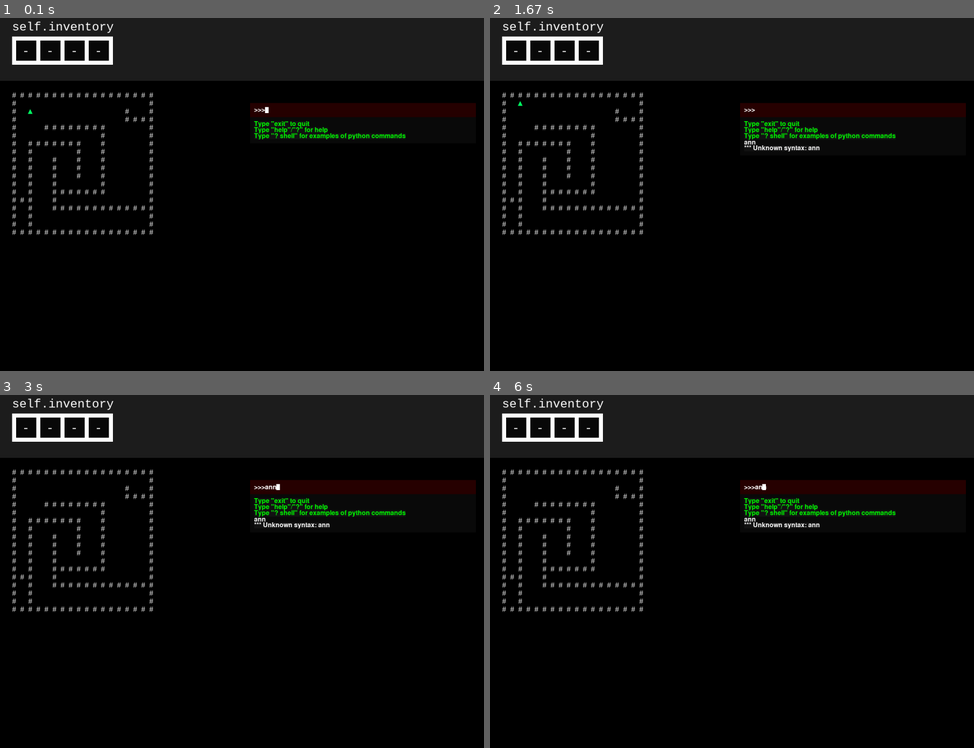
Above: before the commit, frames 1-4 (two rows, left to right).
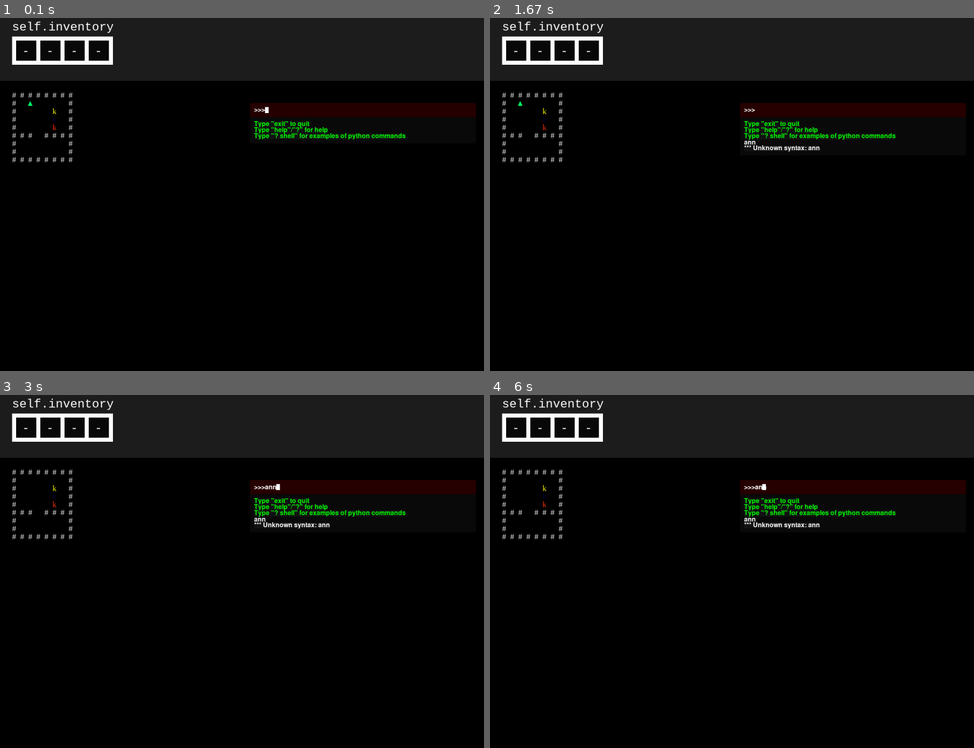
Above: after the commit, the same moments.

Repository: OilyCannelloni/UntrustedPy
Game: pygame game, started from init.py
Two runs of this game, one before a commit and one after it. Both use one fixed random seed, a clock stepped at 60 frames per second and the inputs below.
Inputs:
- Up to frame 1 (0.1 s): no input
- Up to frame 2 (1.67 s): hold Up 0.33-0.8 s; hold Right 0.33-0.8 s; type "an" at 0.88 s; type "n" at 1.08 s; tap Enter at 1.22 s; hold Right from 1.43 s (still down)
- Up to frame 3 (3 s): release Right at 1.9 s; tap Right at 1.98 s; hold Up 2.32-2.62 s; hold Right from 2.65 s (still down)
- Up to frame 4 (6 s): release Right at 3.12 s; hold Left 3.15-3.68 s; tap Right at 3.3, 4.63 s; hold Down 3.72-4.02 s; hold Left 4.05-4.45 s; hold Up 4.48-4.85 s; hold Right 4.88-5.52 s; hold Down 5.55-5.92 s; hold Left from 5.95 s (still down)

The runs differ from the first frame. In frame 1, 1.3% of the frame differs, in the area x 2-32%, y 21-62%; in frame 2, 1.3%; in frame 3, 1.3%; in frame 4, 1.3%.

Commit message:
Changed all methods to use tuple coordinates

Diff:
--- a/grid.py
+++ b/grid.py
@@ -26,9 +26,22 @@
         self.level = "level1"
 
     def get(self, coords):
+        """
+        Returns the object placed on given coordinates of grid
+        :param coords: (x, y) coordinates of the field
+        :type coords: tuple
+        :return: Object on (x, y) coordinates
+        """
         return self.grid[coords[0]][coords[1]]
 
     def match(self, **kwargs):
+        """
+        Returns coordinates of all objects, that match search conditions.
+        A matching object must have all properties equal to those
+        specified in search conditions.
+        :param kwargs: Search parameters in attribute=value pairs.
+        :return: A list of (x, y) coordinate tuples of matching objects
+        """
         ret = []
         for x, col in enumerate(self.grid):
             for y, obj in enumerate(col):
@@ -37,41 +50,50 @@
                         ret.append((x, y))
         return ret
 
-    def swap(self, x1, y1, x2, y2):
-        temp = self.grid[x2][y2]
-        self.grid[x2][y2] = self.grid[x1][y1]
-        self.grid[x1][y1] = temp
+    def find(self, **kwargs):
+        """
+        Returns the first found object that matches search criteria
+        :param kwargs: Search parameters in attribute=value pairs.
+        :return: (x, y) coordinate tuple of matching object
+        """
+        return self.match(**kwargs)[0]
 
-    def push(self, x1, y1, x2, y2):
-        new_stack = self.grid[x2][y2]
-        self.grid[x2][y2] = self.grid[x1][y1]
-        self.grid[x1][y1] = self.grid[x1][y1].stacked
-        self.grid[x2][y2].stacked = new_stack
+    def swap(self, c1, c2):
+        temp = self.get(c1)
+        self.place_object_f(c1, self.get(c2))
+        self.place_object_f(c2, temp)
 
-    def move(self, x, y, d):
-        if d == "right":
+    def push(self, c1, c2):
+        new_stack = self.get(c2)
+        self.place_object_f(c2, self.get(c1))
+        self.place_object_f(c1, self.get(c1).stacked)
+        self.get(c2).stacked = new_stack
+
+    def move(self, crd, direction):
+        x, y = crd
+        if direction == "right":
             if x+1 > self.width:
                 return False
-            self.push(x, y, x+1, y)
-        elif d == "up":
+            self.push((x, y), (x+1, y))
+        elif direction == "up":
             if y-1 < 0:
                 return False
-            self.push(x, y, x, y-1)
-        elif d == "down":
+            self.push((x, y), (x, y-1))
+        elif direction == "down":
             if y+1 > self.height:
                 return False
-            self.push(x, y, x, y+1)
-        elif d == "left":
+            self.push((x, y), (x, y+1))
+        elif direction == "left":
             if x-1 < 0:
                 return False
-            self.push(x, y, x-1, y)
+            self.push((x, y), (x-1, y))
 
-    def place_object(self, x, y, obj):
-        if self.grid[x][y] is None or self.grid[x][y].replacable:
-            self.grid[x][y] = obj
+    def place_object(self, crd, obj):
+        if self.get(crd) is None or self.get(crd).replacable:
+            self.grid[crd[0]][crd[1]] = obj
 
-    def place_object_f(self, x, y, obj):
-        self.grid[x][y] = obj
+    def place_object_f(self, crd, obj):
+        self.grid[crd[0]][crd[1]] = obj
 
     def get_player(self):
         for col in self.grid:
--- a/init.py
+++ b/init.py
@@ -61,7 +61,7 @@
     def clear_grid():
         for x in range(grid.width):
             for y in range(grid.height):
-                grid.place_object_f(x, y, objects.Empty())
+                grid.place_object_f((x, y), objects.Empty())
 
     def display_inventory(self, inv_):
         inv = inv_ + [None for _ in range(len(self.item_boxes) - len(inv_))]
@@ -83,7 +83,7 @@
             for x, char in enumerate(row):
                 ref = code[char]
                 obj = objects.__dict__[ref]() if type(ref) == str else ref
-                grid.place_object(x, y, obj)
+                grid.place_object((x, y), obj)
 
     def tick(self, delay):
         pygame.time.delay(delay)
@@ -216,6 +216,6 @@
 
 if __name__ == "__main__":
     game = Game()
-    game.level4()
+    game.level3()
     while game.running:
         game.tick(30)
--- a/objects.py
+++ b/objects.py
@@ -40,7 +40,7 @@
         self.on_collision_with(dest)
         dest.on_collision_with(self)
         if dest.passable_for == 'all' or self.name in dest.passable_for:
-            grid.move(*self.coords, d)
+            grid.move(self.coords, d)
 
     def has(self, item):
         pass
@@ -195,7 +195,7 @@
     def on_collision_with(self, collider):
         if collider.name == "player":
             if grid.get_player().push_inventory(self):
-                grid.place_object_f(*self.get_coords(), Empty())
+                grid.place_object_f(self.get_coords(), Empty())
 
 
 class AllyDrone(Object):
@@ -232,6 +232,6 @@
         if collider.name == "player":
             coords = self.get_coords()
             if len(self.inventory) > 0:
-                grid.place_object_f(*coords, self.inventory[0])
-            else:
-                grid.place_object_f(*coords, Empty)
+                grid.place_object_f(coords, self.inventory[0])
+            else:
+                grid.place_object_f(coords, Empty)
